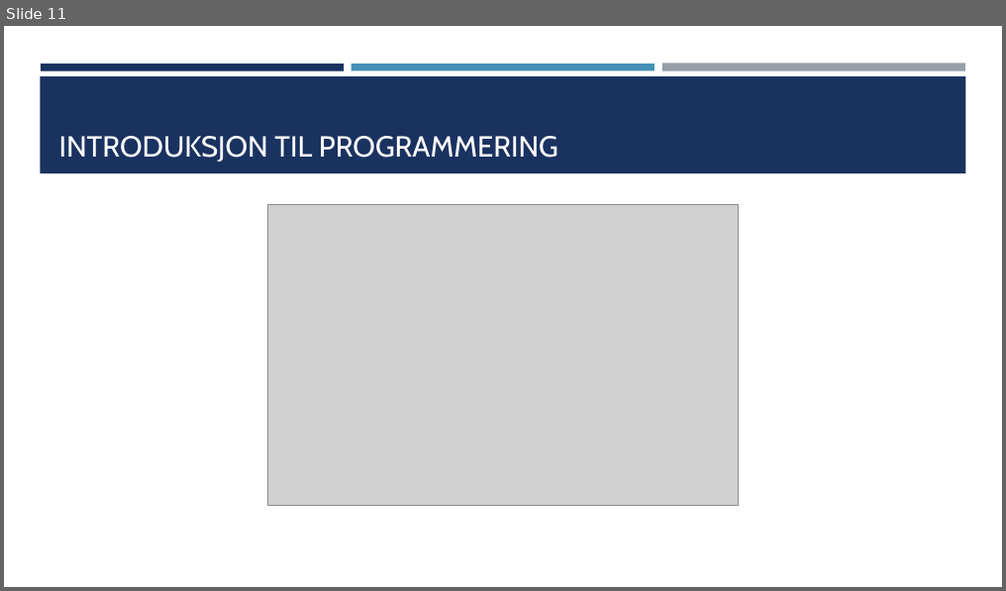
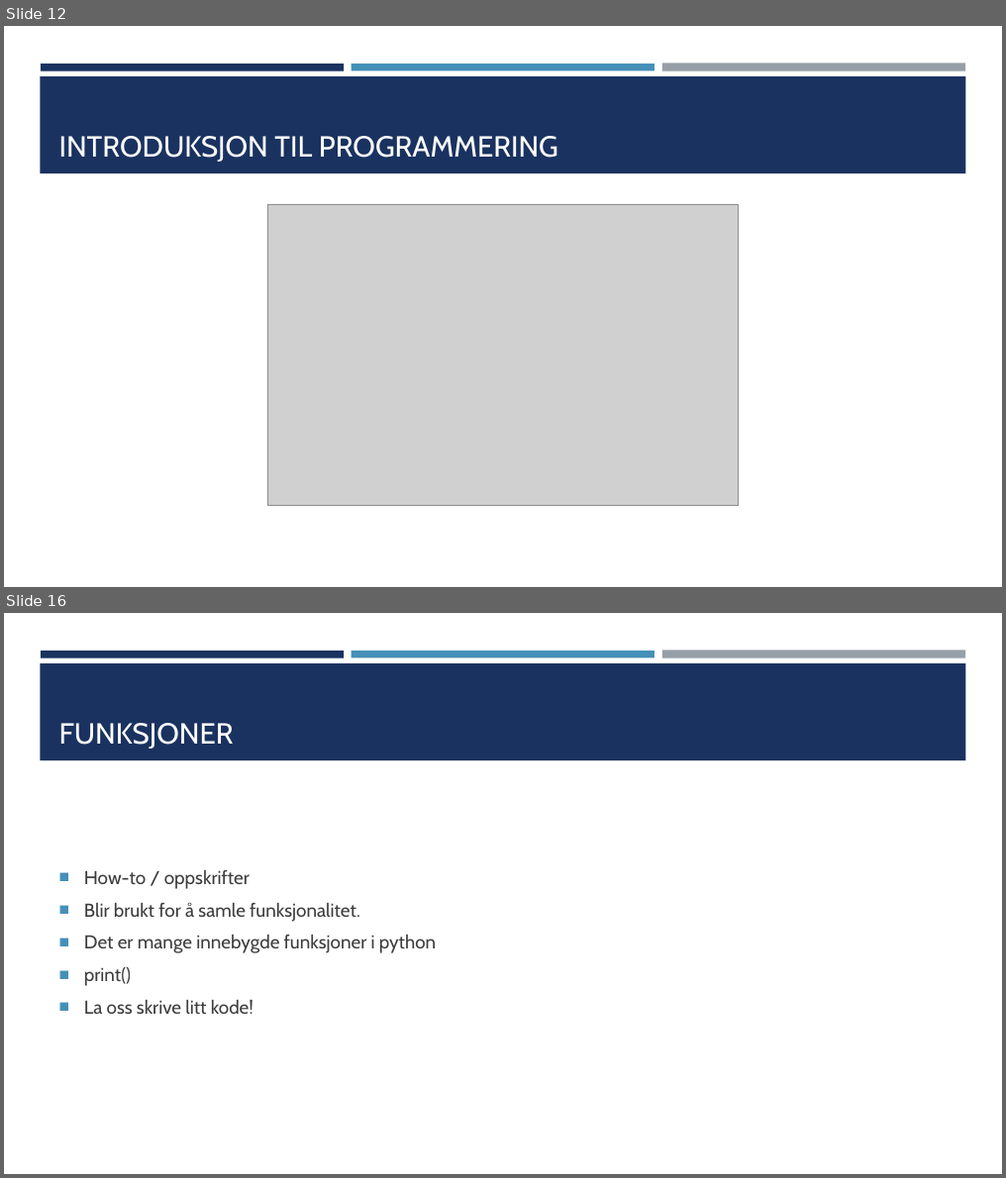
Before and after one commit to TheCodeAddiction/Learn-Python-Workshop, a slide deck: koding workshop powerpoint.pptx. Shown one above the other, each under a label of ours: slide 11 before the commit, slides 12 and 16 after it; the slides between them are not shown. The pictures are 1006x591 and 1006x1178 pixels, drawn with LibreOffice and Linux fonts; fonts in the diff are those of the drawing; grey boxes stand for pictures. Boxes give left, top, right and bottom in pixels: in the first picture for what was removed or moved away, otherwise in the second. Text is boxed around its words. In the diff, an @@ line names an element or a change of style, - is before the commit and + after.

```diff
--- a/koding workshop powerpoint.pptx
+++ b/koding workshop powerpoint.pptx
@@ slide 16 added at (4,613,1002,1174), background #FFFFFF; not listed: 4 template elements that a slide beside it also shows @@
@@ title added at (59,723,234,749), 28 pt, text #FFFFFF @@
+FUNKSJONER
@@ text added at (84,870,436,1014), 18 pt, text #3D3D3D @@
+■ How-to / oppskrifter
+■ Blir brukt for å samle funksjonalitet.
+■ Det er mange innebygde funksjoner i python
+■ print()
+■ La oss skrive litt kode!
@@ what was slide 11 is now slide 12 @@
```
Also in this commit, not shown: 2 slides changed, 5 other slides added, 2 other files.
